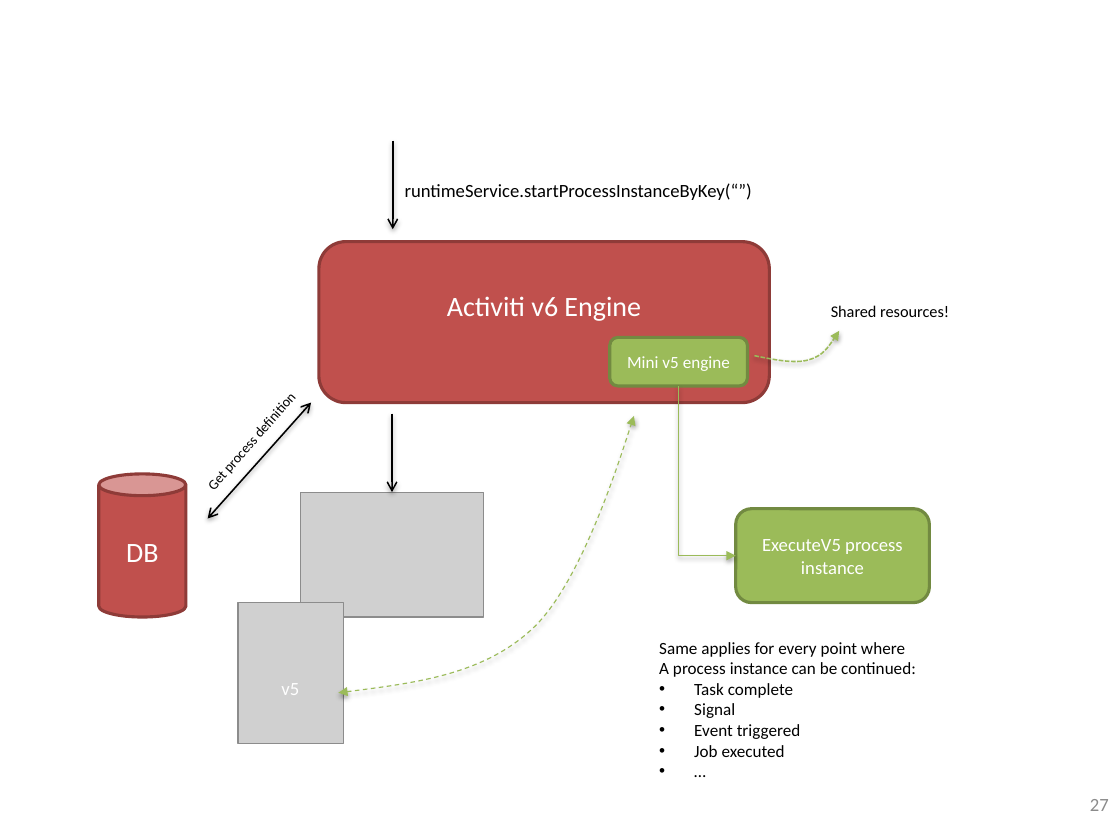
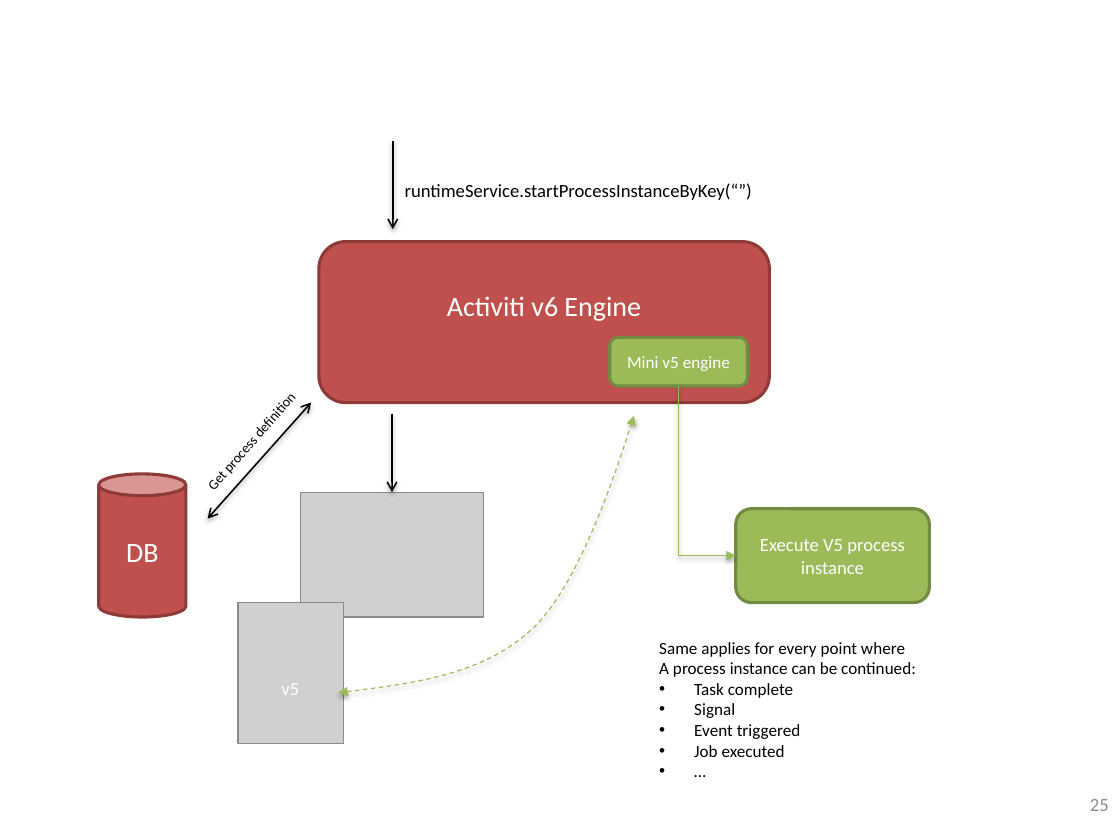
Before and after one commit to OrderOfTheBee/beecon, a slide deck: slide 25 of assets/data/files/20160125028/beecon_activiti.pptx (slide 27 before the commit). Drawn at 1120x840 pixels with LibreOffice and Linux fonts; fonts in the diff are those of the drawing; grey boxes stand for pictures; background and template pictures are left out. Boxes give left, top, right and bottom in pixels: in the first picture for what was removed or moved away, otherwise in the second. Text is boxed around its words. In the diff, an @@ line names an element or a change of style, - is before the commit and + after.

```diff
--- a/assets/data/files/20160125028/beecon_activiti.pptx
+++ b/assets/data/files/20160125028/beecon_activiti.pptx
@@ text removed at (x1=831, y1=305, x2=949, y2=317) @@
-Shared resources!
@@ freeform shape removed at (x1=755, y1=330, x2=840, y2=361) @@
@@ text in rounded rectangle at (x1=760, y1=539, x2=905, y2=574): spaces changed @@
-ExecuteV5 process instance
+Execute V5 process instance
@@ page number at (x1=1090, y1=799, x2=1109, y2=811): text changed @@
-27
+25
```
Also in this commit, not shown: 5 other slides changed, 1 slide added, 4 slides removed, 3 other files.
